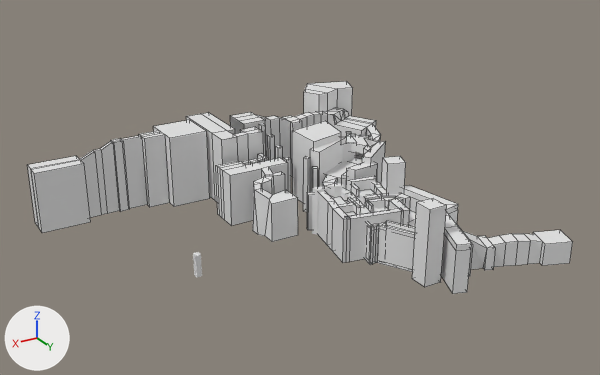
Renders of the Blender file models/levels/level2.blend from each side of a commit.
The view is the same before and after, from a 50 mm lens placed at (422.0, 358.0, 271.0), pointed at (132.0, -126.0, 29.0). The axes (+X, +Y, +Z) are drawn at lower left. The lights are the same throughout. Mesh edges are drawn as thin lines on the coarser meshes.

Names of what the first picture shows: '1-col', '10-col', '5-col', '7-col', '8-col', '9-col', 'Cube-col', 'Cube.001-col', 'Cube.006-col', 'Cube.008-col', 'Cube.014-col', 'Cube.032-col'.
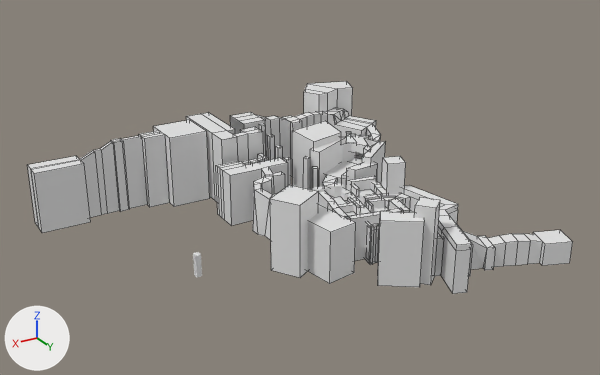
Commit message: level2 4 big structures

Changed parts and their boxes (x1, y1, x2, y2) in the pictures (600 x 375 px):
'Cube.033', added
    after: (270, 185, 318, 278)
'Cube.001-col.002', added
    after: (378, 212, 424, 287)
'Cube.002', added
    after: (308, 205, 356, 284)
'Cube.001-col', moved, turned
    before: (412, 198, 447, 287)
    after: (415, 197, 440, 285)
'Cube.014-col', unchanged, covered by the edit
    before: (318, 191, 351, 263)
    after: (318, 191, 351, 220)
'Cube.006-col', unchanged, covered by the edit
    before: (376, 225, 415, 272)
    after: (376, 225, 380, 263)

The change, as a list of edits to the scene's bpy script:
```text
Add me_cube_059:
    me_cube_059.from_pydata([(-1.66, -2.64, -1.0), (-1.66, -2.64, 0.35), (-1.54, -0.66, -1.0), (-1.54, -0.66, 0.35), (0.32, -3.32, -1.0), (0.32, -3.32, 0.35), (0.44, -1.34, -1.0), (0.44, -1.34, 0.35)], [], [(0, 1, 3, 2), (2, 3, 7, 6), (6, 7, 5, 4), (4, 5, 1, 0), (2, 6, 4, 0), (7, 3, 1, 5)])
Add me_cube_057:
    me_cube_057.from_pydata([(0.01, -3.38, -1.0), (0.01, -3.38, 0.91), (-0.55, -0.41, -1.0), (-0.55, -0.41, 0.91), (1.15, -1.41, -1.0), (1.15, -1.41, 0.91), (0.59, 1.56, -1.0), (0.59, 1.56, 0.91)], [], [(0, 1, 3, 2), (2, 3, 7, 6), (6, 7, 5, 4), (4, 5, 1, 0), (2, 6, 4, 0), (7, 3, 1, 5)])
Add me_cube_060:
    me_cube_060.from_pydata([(-1.02, -1.39, -1.0), (-1.02, -1.39, 0.69), (-1.27, 0.53, -1.0), (-1.27, 0.53, 0.69), (0.91, -0.3, -1.0), (0.91, -0.3, 0.69), (0.65, 1.63, -1.0), (0.65, 1.63, 0.69)], [], [(0, 1, 3, 2), (2, 3, 7, 6), (6, 7, 5, 4), (4, 5, 1, 0), (2, 6, 4, 0), (7, 3, 1, 5)])
Change ob_cube_001_col:
    ob_cube_001_col.location: (94.5, -21.7, 18.9) -> (95.4, -24.6, 18.9)
    ob_cube_001_col.rotation_euler: (0.0, 0.0, 0.0) -> (0.0, 0.0, -0.89)  # degrees (0, 0, 0) -> degrees (0, 0, -51)
Add ob_cube_002:
    ob_cube_002 = bpy.data.objects.new('Cube.002', me_cube_059)
    ob_cube_002.location = (172.8, -89.1, 18.9)
    ob_cube_002.rotation_euler = (0.0, 0.0, -1.265)  # degrees (0, 0, -72)
    ob_cube_002.scale = (27.0, 11.4, 28.4)
Add ob_cube_033:
    ob_cube_033 = bpy.data.objects.new('Cube.033', me_cube_057)
    ob_cube_033.location = (154.5, -79.0, 18.9)
    ob_cube_033.rotation_euler = (0.0, 0.0, 0.0156)  # degrees (0, 0, 0.9)
    ob_cube_033.scale = (20.1, 6.72, 28.4)
Add ob_cube_001_col_002:
    ob_cube_001_col_002 = bpy.data.objects.new('Cube.001-col.002', me_cube_060)
    ob_cube_001_col_002.location = (112.6, -32.7, 18.9)
    ob_cube_001_col_002.rotation_euler = (0.0, 0.0, -0.89)  # degrees (0, 0, -51)
    ob_cube_001_col_002.scale = (14.1, 6.79, 28.4)
```
